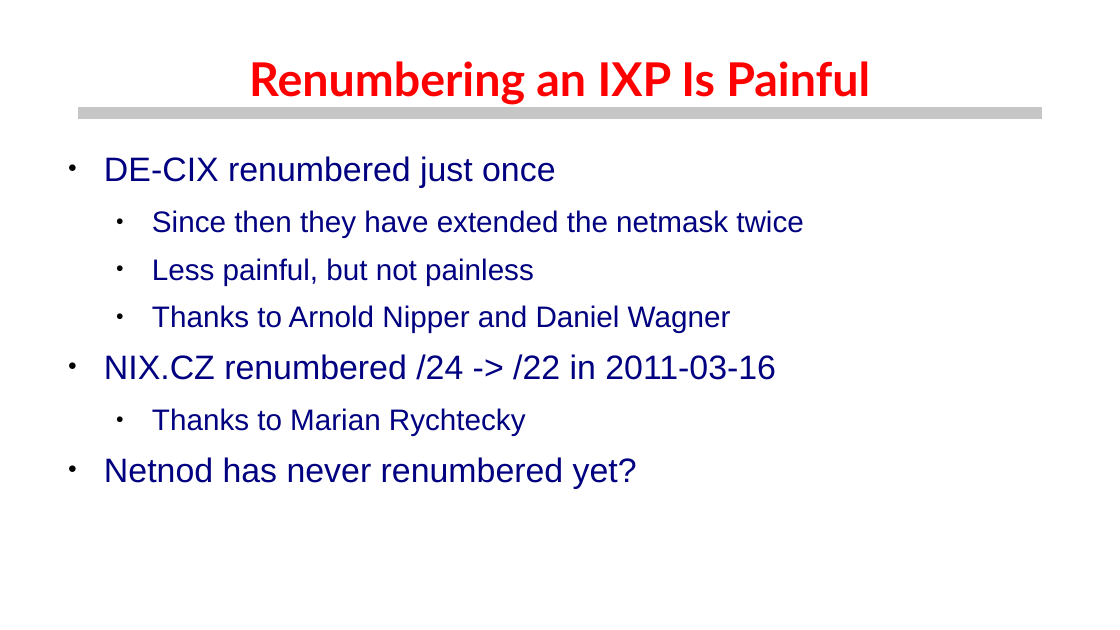
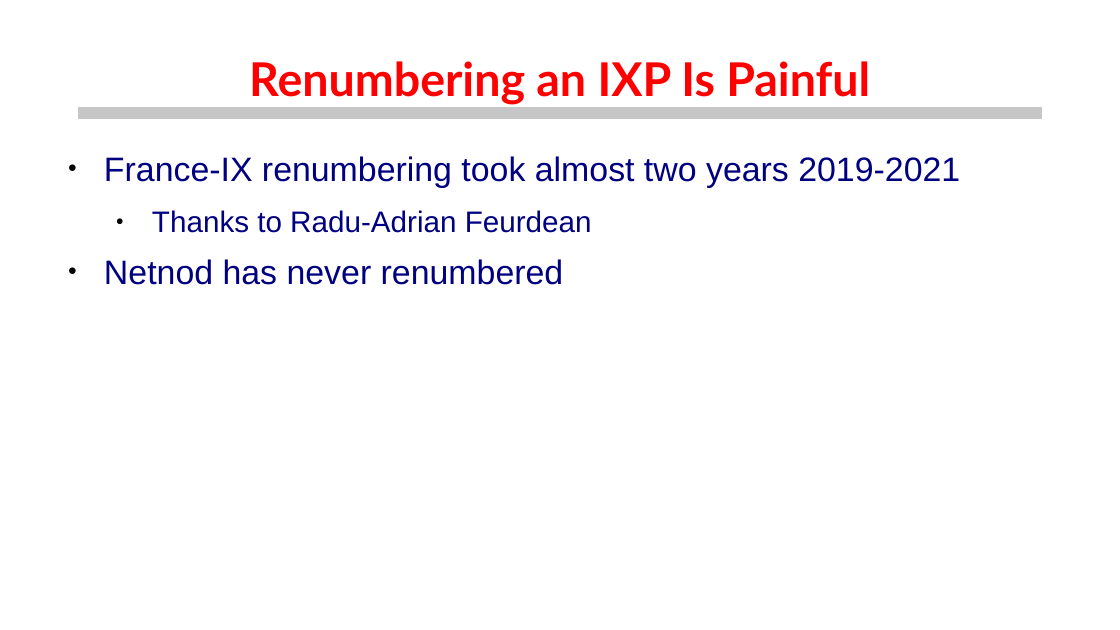
Before and after one commit to euro-ix/rfc8950-ixp, a slide deck: slide 7 of presentations/ipv6-only-ixps.odp. Drawn at 1120x630 pixels with LibreOffice and Linux fonts; fonts in the diff are those of the drawing; background and template pictures are left out. Boxes give left, top, right and bottom in pixels: in the first picture for what was removed or moved away, otherwise in the second. Text is boxed around its words. In the diff, an @@ line names an element or a change of style, - is before the commit and + after.

```diff
--- a/presentations/ipv6-only-ixps.odp
+++ b/presentations/ipv6-only-ixps.odp
@@ text at (104, 156, 960, 285): text changed; size 21 to 24 pt @@
-● DE-CIX renumbered just once
-  ● Since then they have extended the netmask twice
-  ● Less painful, but not painless
-  ● Thanks to Arnold Nipper and Daniel Wagner
-● NIX.CZ renumbered /24 -> /22 in 2011-03-16
-  ● Thanks to Marian Rychtecky
-● Netnod has never renumbered yet?
+● France-IX renumbering took almost two years 2019-2021
+  ● Thanks to Radu-Adrian Feurdean
+● Netnod has never renumbered
```
Also in this commit, not shown: 3 other slides changed, 1 other file.
